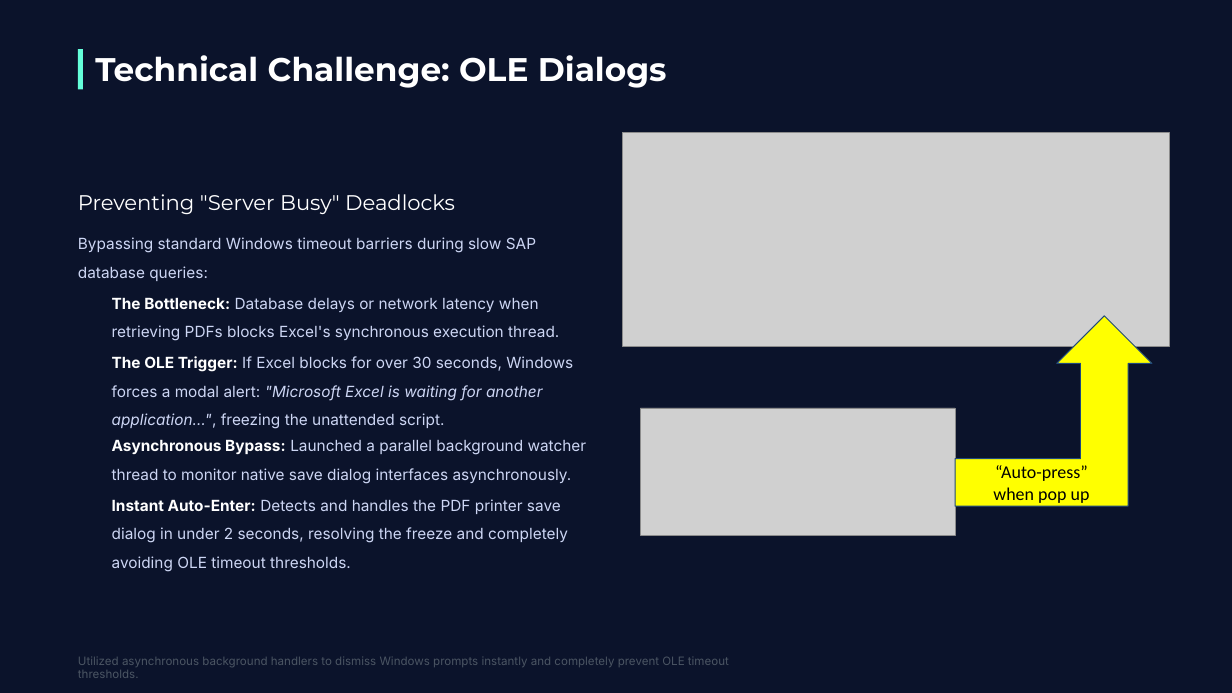
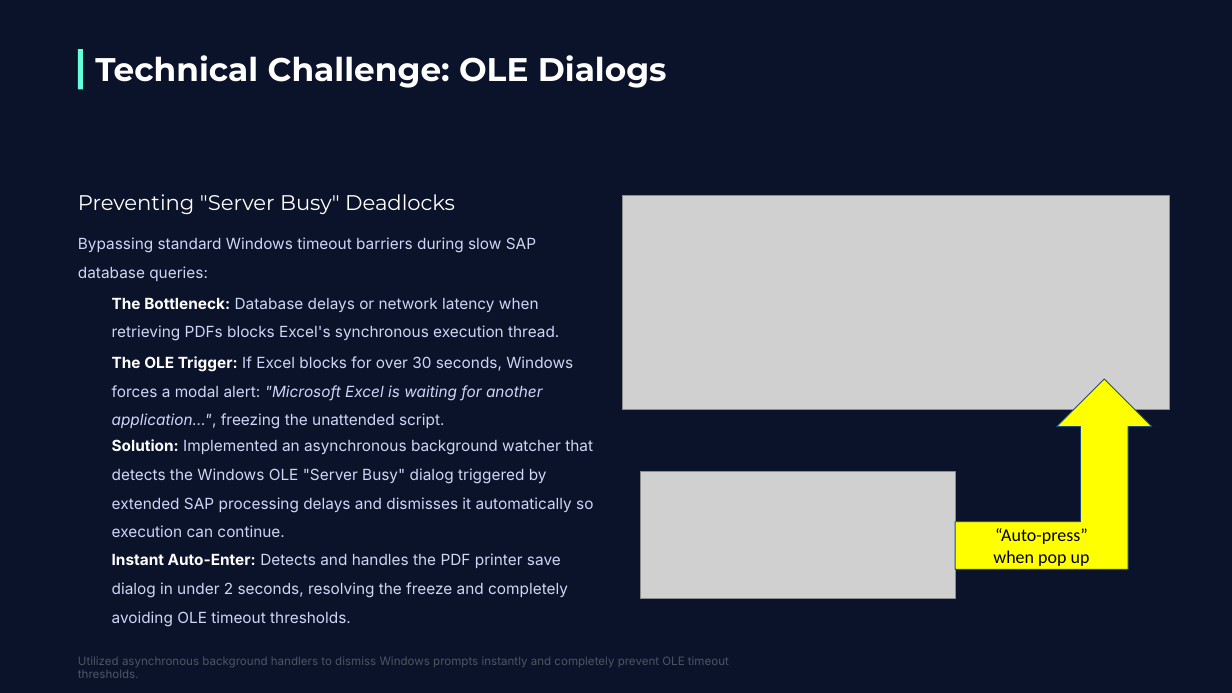
Before and after one commit to seungtaemoon/Portfolio, a slide deck: slide 9 of vba-sap-document-batch-export/Resources/Project_powerpoint_presentation.pptx. Drawn at 1232x693 pixels with LibreOffice and Linux fonts; fonts in the diff are those of the drawing; grey boxes stand for pictures; background and template pictures are left out. Boxes give left, top, right and bottom in pixels: in the first picture for what was removed or moved away, otherwise in the second. Text is boxed around its words. In the diff, an @@ line names an element or a change of style, - is before the commit and + after.

```diff
--- a/vba-sap-document-batch-export/Resources/Project_powerpoint_presentation.pptx
+++ b/vba-sap-document-batch-export/Resources/Project_powerpoint_presentation.pptx
@@ picture: place and size @@
-picture at (623, 133, 1170, 347)
+picture at (623, 196, 1170, 409)
@@ bent up arrow "“Auto-press”": place and size @@
-bent up arrow "“Auto-press”" at (956, 316, 1153, 506)
+bent up arrow "“Auto-press”" at (956, 379, 1153, 569)
@@ text at (112, 439, 593, 537): text changed @@
-Asynchronous Bypass: Launched a parallel background watcher thread to monitor native save dialog interfaces asynchronously.
+Solution: Implemented an asynchronous background watcher that detects the Windows OLE "Server Busy" dialog triggered by extended SAP processing delays and dismisses it automatically so execution can continue.
@@ picture: place and size @@
-picture at (640, 409, 956, 536)
+picture at (640, 471, 956, 599)
@@ text "Instant Auto-Enter: Detects and handles ...": place and size @@
-text "Instant Auto-Enter: Detects and handles ..." at (112, 499, 568, 572)
+text "Instant Auto-Enter: Detects and handles ..." at (112, 553, 568, 627)
```
Also in this commit, not shown: 1 other slide changed.
